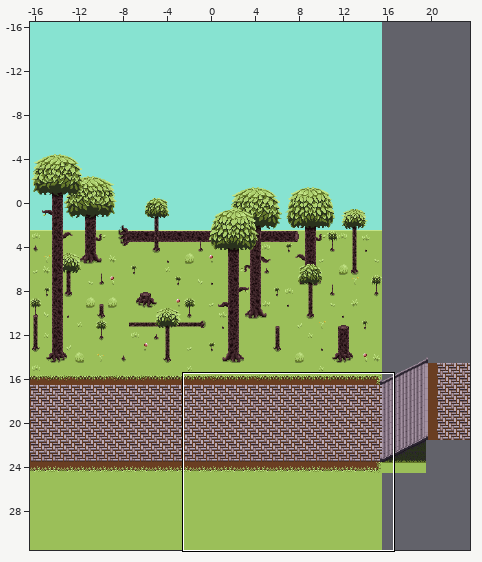
Two versions of a level (Tiled map, Artwork/TileSets/TileMaps/Maps/Forest.tmx). Above: a wide view before the commit, with the close-up outlined.
Close-up. Before the edit:
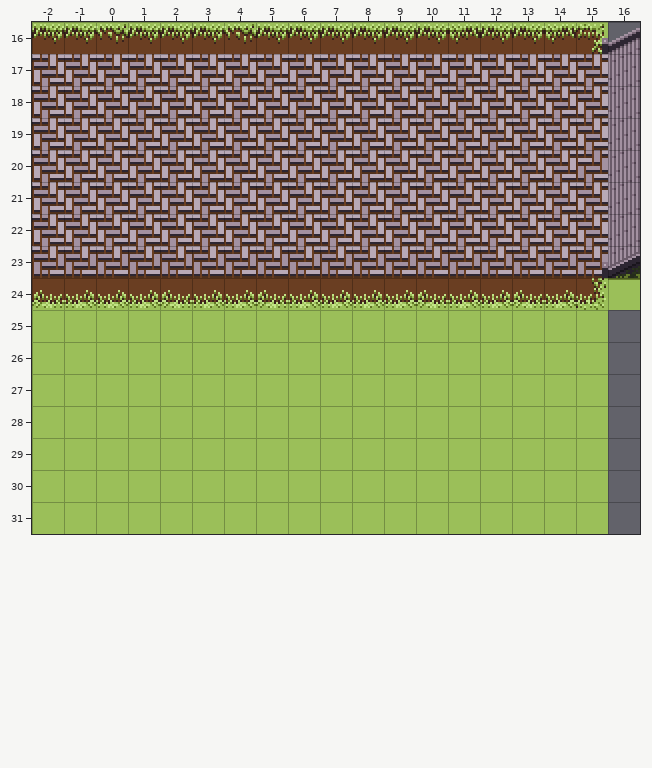
Cells are 16x16 px. Shown: x -2..16, y 16..31. The commit also changed other parts of the map, which this record leaves out. Tiles whose own drawing changed are shown in their newer look in all pictures.
Once edited:
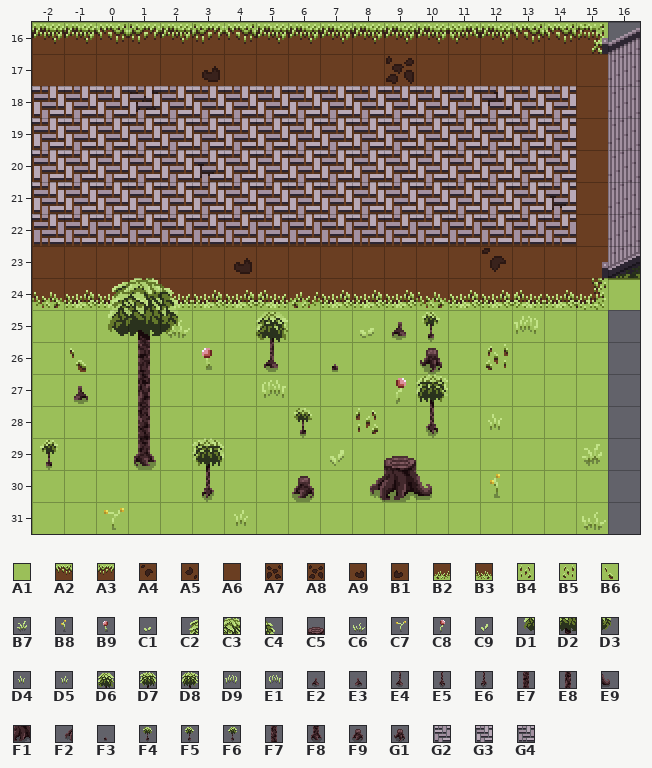
Key: from "Flora": A1 0, A2 3, A3 3 flipped left-right, A4 6, A5 6 flipped on the other diagonal, A6 22, A7 25, A8 25 flipped left-right, A9 26, B1 26 flipped left-right, B2 43, B3 43 flipped left-right, B4 45, B5 45 flipped left-right, B6 65, B7 80, B8 81, B9 82 flipped left-right, C1 83, C2 91, C3 92, C4 93, C5 98, C6 100 flipped left-right, C7 101, C8 102, C9 103, D1 111, D2 112, D3 113, D4 120, D5 120 flipped left-right, D6 128 flipped left-right, D7 129, D8 129 flipped left-right, D9 140, E1 140 flipped left-right, E2 149, E3 149 flipped left-right, E4 150, E5 151, E6 151 flipped left-right, E7 152 flipped left-right, E8 153 flipped left-right, E9 157 flipped left-right, F1 158 flipped left-right, F2 159 flipped left-right, F3 169, F4 170 flipped left-right, F5 171, F6 171 flipped left-right, F7 172, F8 192, F9 212 flipped left-right, G1 213; from "STONE": G2 18, G3 38, G4 39.
__ is an empty cell.
Difference:
Layer "Camada de Blocos 1":
The edit turns tile A6 into tile A4 in row 23 at x 12.
The edit turns tile A6 into tile A5 in row 18 at x 12.
The edit turns tile A6 into tile A7 in row 18 at x 1.
The edit turns tile A6 into tile A8 in row 17 at x 9.
The edit turns tile A6 into tile A9 in row 17 at x 3; in row 23 at x 4.
The edit turns tile A6 into tile B1 in row 20 at x 3; in row 21 at x 14.
The edit turns tile A1 into tile B4 in row 28 at x 8.
The edit turns tile A1 into tile B5 in row 26 at x 12.
The edit turns tile A1 into tile B6 in row 26 at x -1.
Layer "Camada de Blocos 2":
There is now tile B7 in row 29 at x 15.
There is now tile B8 in row 30 at x 12.
There is now tile B9 in row 26 at x 3.
There is now tile C1 in row 25 at x 8.
There is now tile C6 in row 25 at x 2; in row 31 at x 15.
There is now tile C7 in row 31 at x 0.
There is now tile C8 in row 27 at x 9.
There is now tile C9 in row 29 at x 7.
There is now tile D4 in row 28 at x 12.
There is now tile D5 in row 31 at x 4.
There is now tile D6 in row 25 at x 5.
There is now tile D7 in row 29 at x 3.
There is now tile D8 in row 27 at x 10.
There is now tile D9 in row 25 at x 13.
There is now tile E1 in row 27 at x 5.
There is now tile E2 in row 25 at x 9.
There is now tile E3 in row 27 at x -1.
There is now tile E4 in row 26 at x 5.
There is now tile E5 in row 28 at x 10.
There is now tile E6 in row 30 at x 3.
There is now tile E9 in row 30 at x 10.
There is now tile F1 in row 30 at x 9.
There is now tile F2 in row 30 at x 8.
There is now tile F3 in row 26 at x 7; in row 29 at x 9.
There is now tile F4 in row 28 at x 6.
There is now tile F5 in row 25 at x 10.
There is now tile F6 in row 29 at x -2.
There is now tile F8 in row 29 at x 1.
There is now tile F9 in row 30 at x 6.
There is now tile G1 in row 26 at x 10.
The edit turns tile G3 into tile G4 in row 22 at x -2 to 14.
The author cleared tile G2 in row 20 at x 15.
The author cleared tile G3 in row 17 at x -2 to 15; in rows 18 to 19 at x 15; in rows 21 to 22 at x 15.
The author cleared tile G4 in row 23 at x -2 to 15.
Layer "Camada de Blocos 3":
There is now tile A2 in row 16 at x 13 to 14.
There is now tile A3 in row 16 at x 1 and 3.
There is now tile B2 in row 24 at x 6.
There is now tile B3 in row 24 at x -2 and 10.
There is now tile C5 in row 29 at x 9.
There is now tile F7 in row 28 at x 1.
Layer "Camada de Blocos 4":
There is now tile E8 in row 27 at x 1.
Layer "Camada de Blocos 5":
There is now tile E7 in row 26 at x 1.
Layer "Camada de Blocos 6":
There is now tile D1 in row 25 at x 0.
There is now tile D2 in row 25 at x 1.
There is now tile D3 in row 25 at x 2.
Layer "Camada de Blocos 7":
There is now tile C2 in row 24 at x 0.
There is now tile C3 in row 24 at x 1.
There is now tile C4 in row 24 at x 2.
Changed places in both close-ups, as pixel boxes (x1, y1, x2, y2):
changed: (32, 24, 608, 530)
